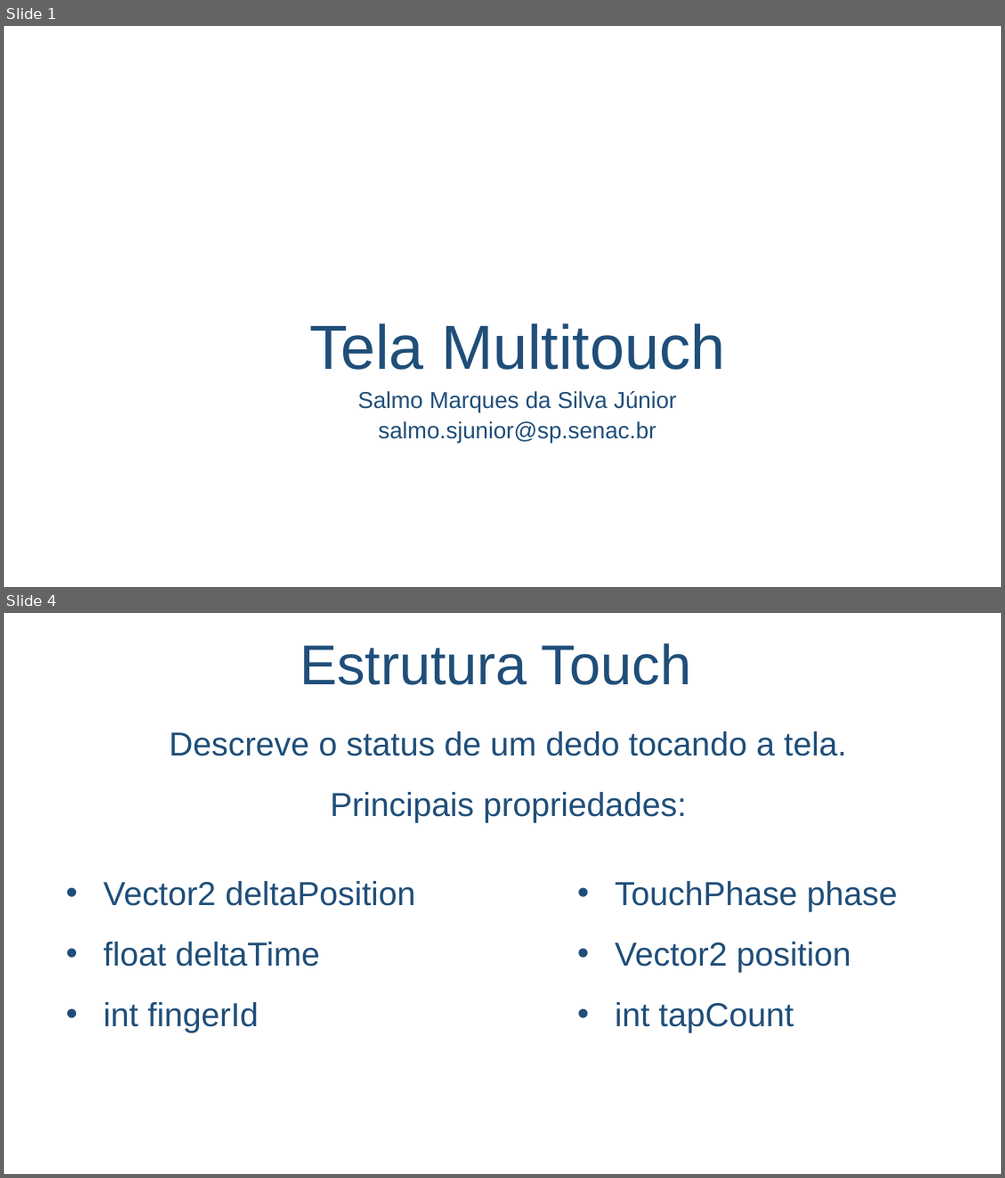
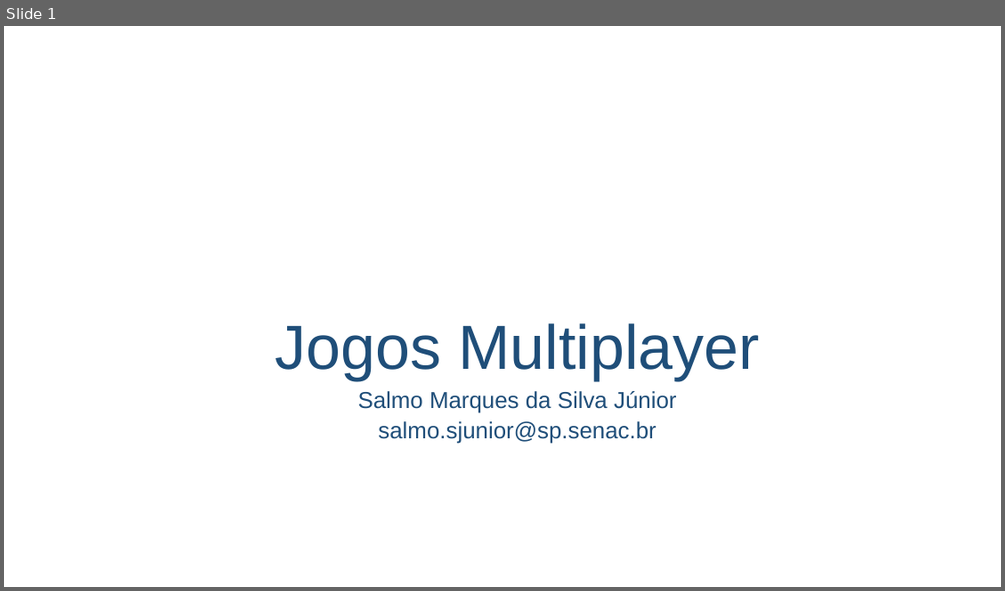
Before and after one commit to salmo-jr/public-slides, a slide deck: unity-multiplayer.pptx. Shown one above the other, each under a label of ours: slides 1 and 4 before the commit, slide 1 after it; the slides between them are not shown. The pictures are 1005x1178 and 1005x591 pixels, drawn with LibreOffice and Linux fonts; fonts in the diff are those of the drawing; background and template pictures are left out. Boxes give left, top, right and bottom in pixels: in the first picture for what was removed or moved away, otherwise in the second. Text is boxed around its words. In the diff, an @@ line names an element or a change of style, - is before the commit and + after.

```diff
--- a/unity-multiplayer.pptx
+++ b/unity-multiplayer.pptx
@@ slide 4 removed at [4, 613, 1001, 1174], background picture (left out) @@
@@ title removed at [299, 643, 691, 685] @@
-Estrutura Touch
@@ text removed at [169, 731, 846, 822] @@
-Descreve o status de um dedo tocando a tela.
-Principais propriedades:
@@ text removed at [104, 881, 851, 1033] @@
-• Vector2 deltaPosition
-• float deltaTime
-• int fingerId
-• TouchPhase phase
-• Vector2 position
-• int tapCount
@@ slide 1 changed as well @@
@@ title at [275, 323, 760, 380]: text changed @@
-Tela Multitouch
+Jogos Multiplayer
```
Also in this commit, not shown: 2 other slides changed, 1 slide added, 1 other slide removed.
